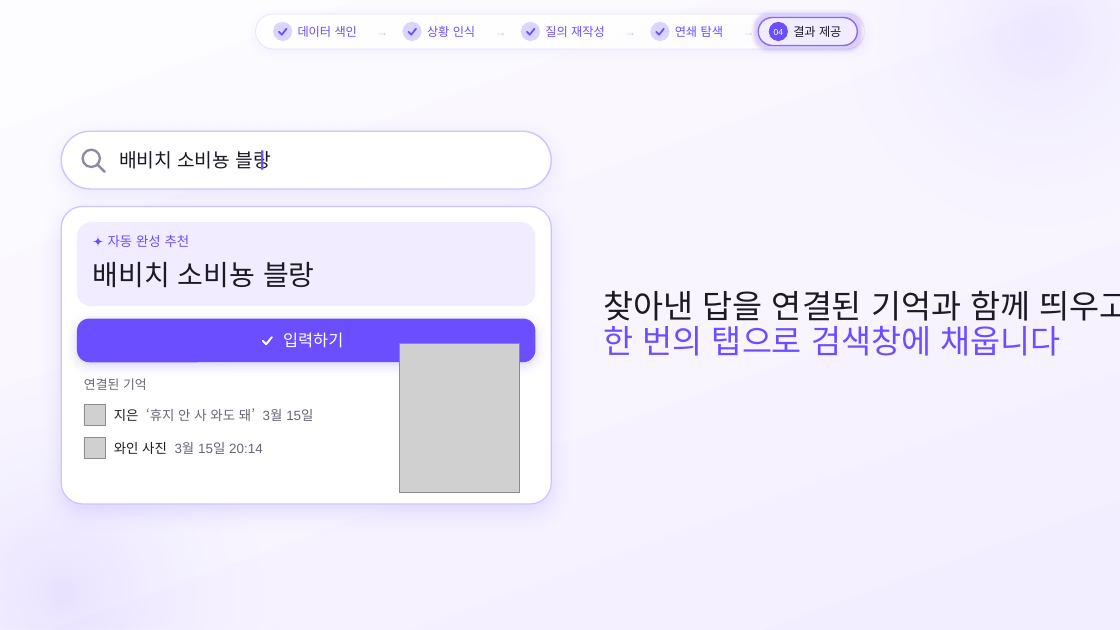
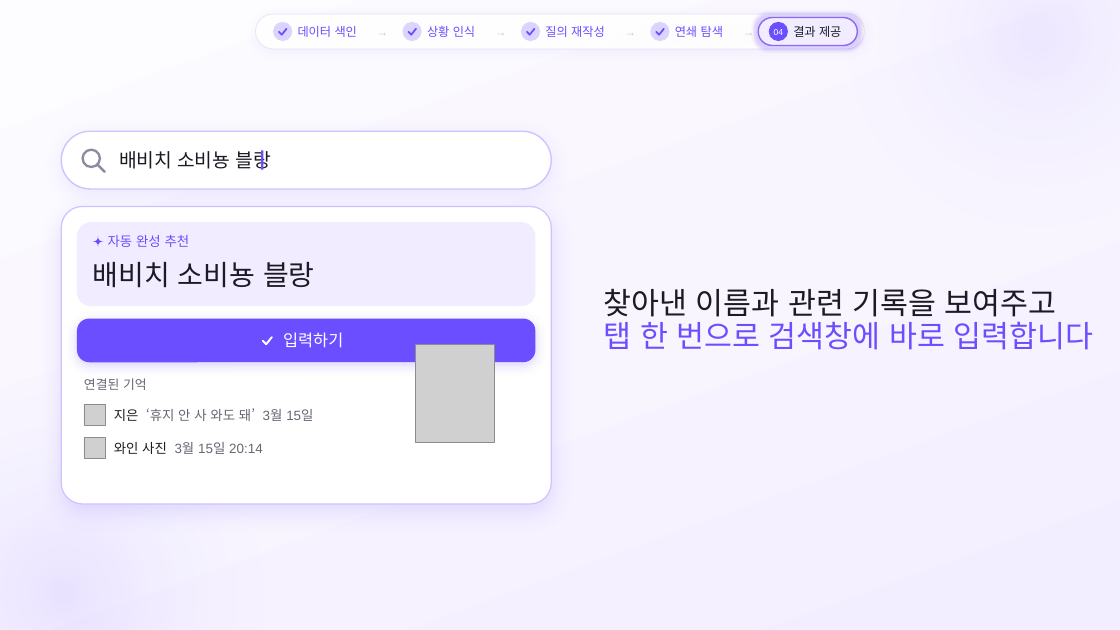
Before and after one commit to SB-Jo/t3, a slide deck: slide 17 of weave/결선준비/09_HowItWorks/HowItWorks_Argon.pptx. Drawn at 1120x630 pixels with LibreOffice and Linux fonts; fonts in the diff are those of the drawing; grey boxes stand for pictures. Boxes give left, top, right and bottom in pixels: in the first picture for what was removed or moved away, otherwise in the second. Text is boxed around its words. In the diff, an @@ line names an element or a change of style, - is before the commit and + after.

```diff
--- a/weave/결선준비/09_HowItWorks/HowItWorks_Argon.pptx
+++ b/weave/결선준비/09_HowItWorks/HowItWorks_Argon.pptx
@@ text at [604,288,1094,350]: text changed; size 28 to 26 pt; text colour #1C1A24 to #6B4EFF @@
-찾아낸 답을 연결된 기억과 함께 띄우고
-한 번의 탭으로 검색창에 채웁니다
+찾아낸 이름과 관련 기록을 보여주고
+탭 한 번으로 검색창에 바로 입력합니다
@@ picture: place and size @@
-picture at [400,344,520,492]
+picture at [416,344,495,443]
```
Also in this commit, not shown: 27 other slides changed, 31 other files.
